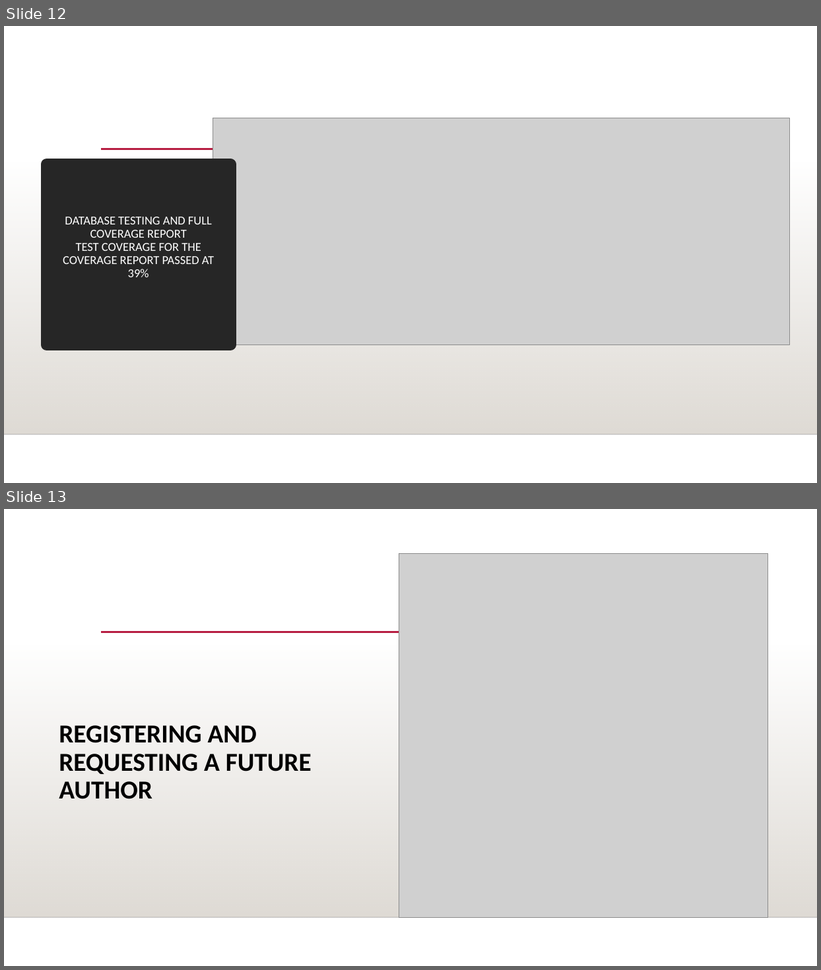
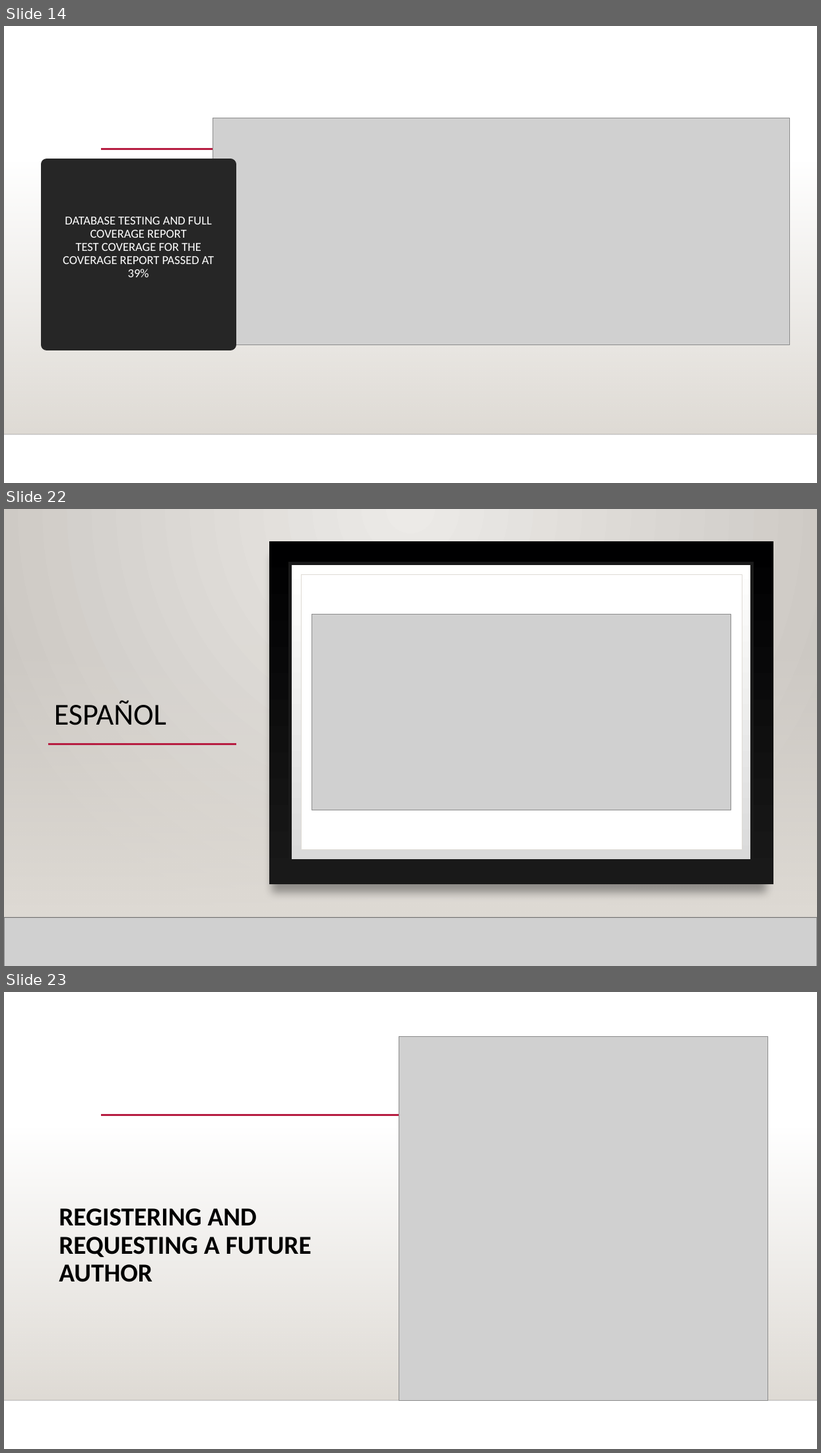
Before and after one commit to Shana12345/ChristianWeb, a slide deck: OOP Based Application.pptx. Shown one above the other, each under a label of ours: slides 12 and 13 before the commit, slides 14, 22 and 23 after it; the slides between them are not shown. The pictures are 821x970 and 821x1453 pixels, drawn with LibreOffice and Linux fonts; fonts in the diff are those of the drawing; grey boxes stand for pictures; background and template pictures are left out. Boxes give left, top, right and bottom in pixels: in the first picture for what was removed or moved away, otherwise in the second. Text is boxed around its words. In the diff, an @@ line names an element or a change of style, - is before the commit and + after.

```diff
--- a/OOP Based Application.pptx
+++ b/OOP Based Application.pptx
@@ slide 22 added at [4, 509, 817, 966], background gradient #ECEAE7 to #CAC7C1; not listed: 3 template elements that a slide beside it also shows @@
@@ rectangle added at [4, 509, 817, 966], fill gradient #ECEAE7 to #CAC7C1 @@
@@ rectangle added at [269, 541, 774, 885], fill gradient #000001 to #191919 @@
@@ rectangle added at [290, 563, 752, 861], fill gradient #DADADA to #FFFFFE, outline #191919 4 pt @@
@@ rectangle added at [301, 574, 742, 850], fill #FFFFFF, outline #DFDBD5 0.5 pt @@
@@ picture added at [312, 615, 731, 811] @@
@@ rectangle added at [4, 644, 817, 918], fill gradient #DFDBD5 @@
@@ rectangle added at [4, 644, 817, 918], fill gradient #DFDBD5 @@
@@ title added at [54, 700, 166, 725], 36 pt, text #000000 @@
+ESPAÑOL
@@ line added from (48, 745) to (236, 745), #B71E42 2.5 pt @@
@@ line added from (165, 745) to (741, 745), #B71E42 2.5 pt @@
@@ line added from (4, 918) to (817, 918), #000001 1 pt @@
@@ picture added at [4, 918, 817, 966] @@
@@ line added from (4, 918) to (817, 918), #000001 1 pt @@
@@ what was slide 12 is now slide 14 @@
@@ what was slide 13 is now slide 23 @@
```
Also in this commit, not shown: 3 slides changed, 12 other slides added.
